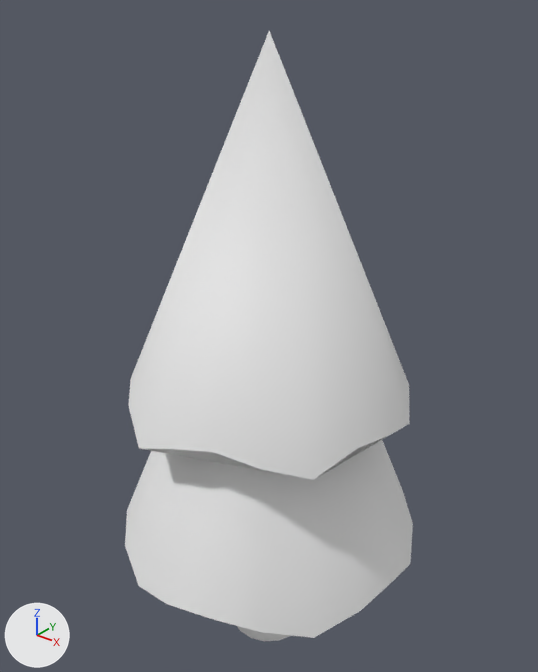
Two versions of the FBX model Bitirme/Assets/DenemeModel/Didem/modeller/tree3/tree3.fbx, one commit apart.
The view is the same before and after, from a camera (50 mm lens) standing at (4.62, -5.78, 7.68) and looking at (-0.12, 0.15, 4.01). The axes (+X, +Y, +Z) are drawn at lower left. The lights are the same throughout. Where no turn or scale is listed for an object, it has been applied to the vertices.

The first picture shows 'agac3'.
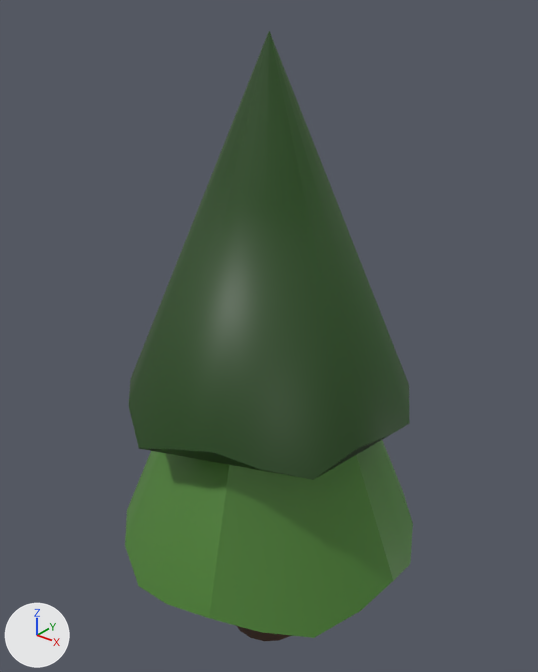
Where the newer file only moved an object's origin or applied its transform, the numbers keep the older frame.

Where the change shows, as pixel boxes [x1, y1, x2, y2] in the pictures (538 x 672 px):
part 1 of me_cylinder_004, recoloured (grey to brown): [237, 626, 292, 641] in both
part 2 of me_cylinder_004, recoloured (white to green): [125, 440, 413, 638] in both
part 3 of me_cylinder_004, recoloured (white to green): [129, 31, 410, 480] in both

What changed in the scene script:
```text
Add img_tree3_png:
    img_tree3_png = load_image('tree3.png', '_unpacked/tree3.png', 1024, 1024, 'sRGB')
Add mat_material_008:
    mat_material_008 = principled_material('Material.008')
    mat_material_008.texture = img_tree3_png  # with its transparency
Change me_cylinder_004:
    where me_cylinder_004.from_pydata(...)  # 76 vertices, 61 faces; spans x -1.78..1.79, y -1.78..1.78, z 0.0..7.22
    used by ob_agac3; location = (0.0, 0.0, 0.0)
    me_cylinder_004 part 1: all 19 faces that had it switch from mat_material_001 (white #e7e7e7) to mat_material_008 (picture img_tree3_png)
    me_cylinder_004 part 2: all 21 faces that had it switch from mat_material_003 (white #e7e7e7) to mat_material_008 (picture img_tree3_png)
    me_cylinder_004 part 3: all 21 faces that had it switch from mat_material_002 (white #e7e7e7) to mat_material_008 (picture img_tree3_png)
```
